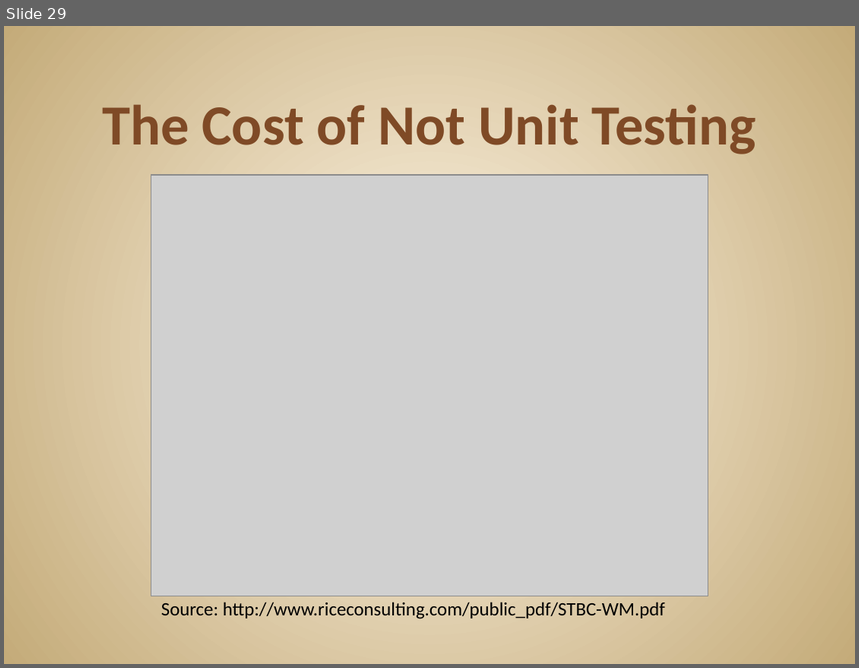
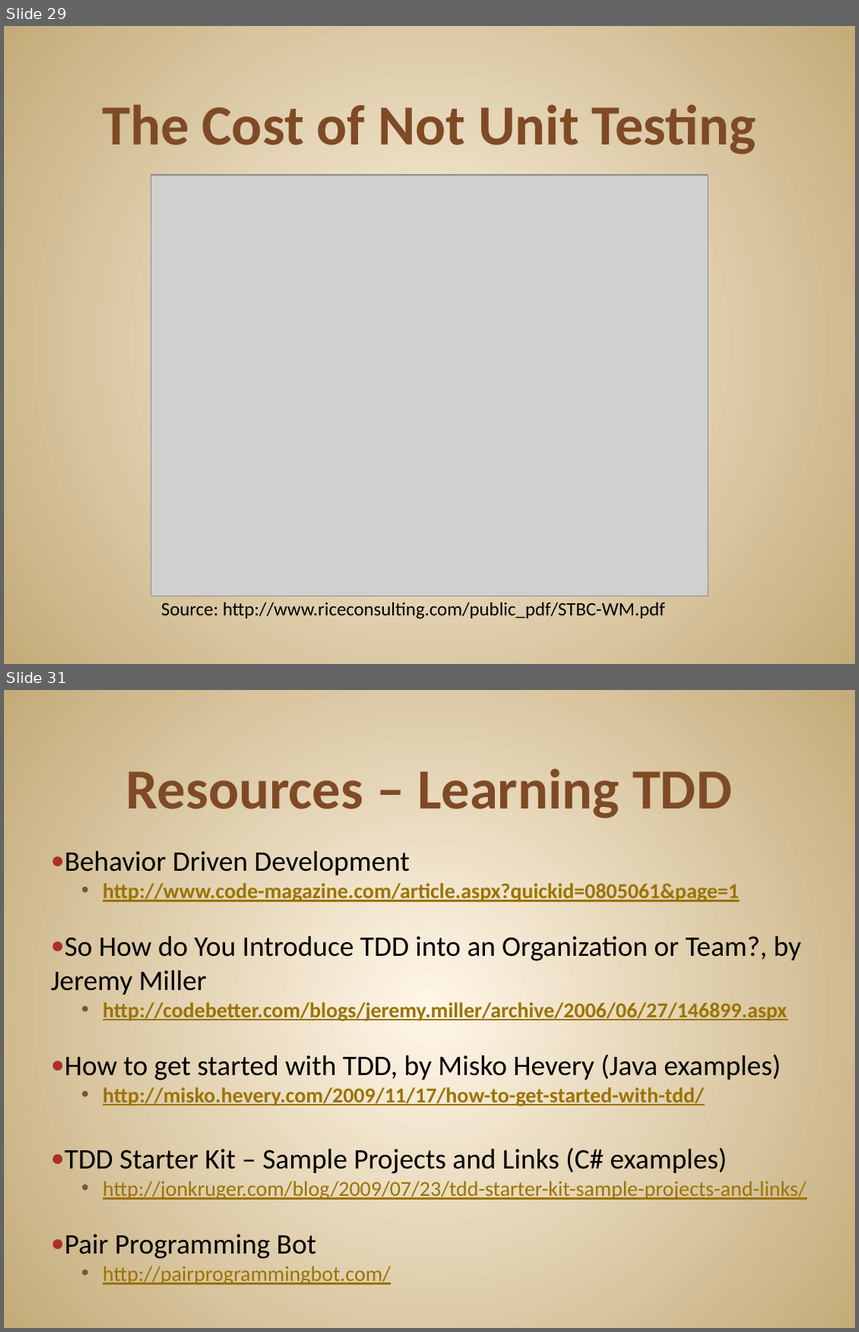
Before and after one commit to JonKruger/TDD-In-Action, a slide deck: TDD In Action.pptx. Shown one above the other, each under a label of ours: slide 29 before the commit, slides 29 and 31 after it; the slides between them are not shown. The pictures are 859x668 and 859x1332 pixels, drawn with LibreOffice and Linux fonts; fonts in the diff are those of the drawing; grey boxes stand for pictures. Boxes give left, top, right and bottom in pixels: in the first picture for what was removed or moved away, otherwise in the second. Text is boxed around its words. In the diff, an @@ line names an element or a change of style, - is before the commit and + after.

Commit message:
more changes

```diff
--- a/TDD In Action.pptx
+++ b/TDD In Action.pptx
@@ slide 31 added at (4, 690, 855, 1328), background gradient #FFF7E8 to #C4AA7A @@
@@ title added at (126, 768, 732, 818), 48 pt, text #804B26, bold @@
+Resources – Learning TDD
@@ text added at (51, 851, 807, 1285), 18 pt, text #9B7300, underline @@
+● Behavior Driven Development
+  • http://www.code-magazine.com/article.aspx?quickid=0805061&page=1
+● So How do You Introduce TDD into an Organization or Team?, by Jeremy Miller
+  • http://codebetter.com/blogs/jeremy.miller/archive/2006/06/27/146899.aspx
+● How to get started with TDD, by Misko Hevery (Java examples)
+  • http://misko.hevery.com/2009/11/17/how-to-get-started-with-tdd/
+● TDD Starter Kit – Sample Projects and Links (C# examples)
+  • http://jonkruger.com/blog/2009/07/23/tdd-starter-kit-sample-projects-and-links/
+● Pair Programming Bot
+  • http://pairprogrammingbot.com/
```
Also in this commit, not shown: 5 other slides added, 2 slides removed.
